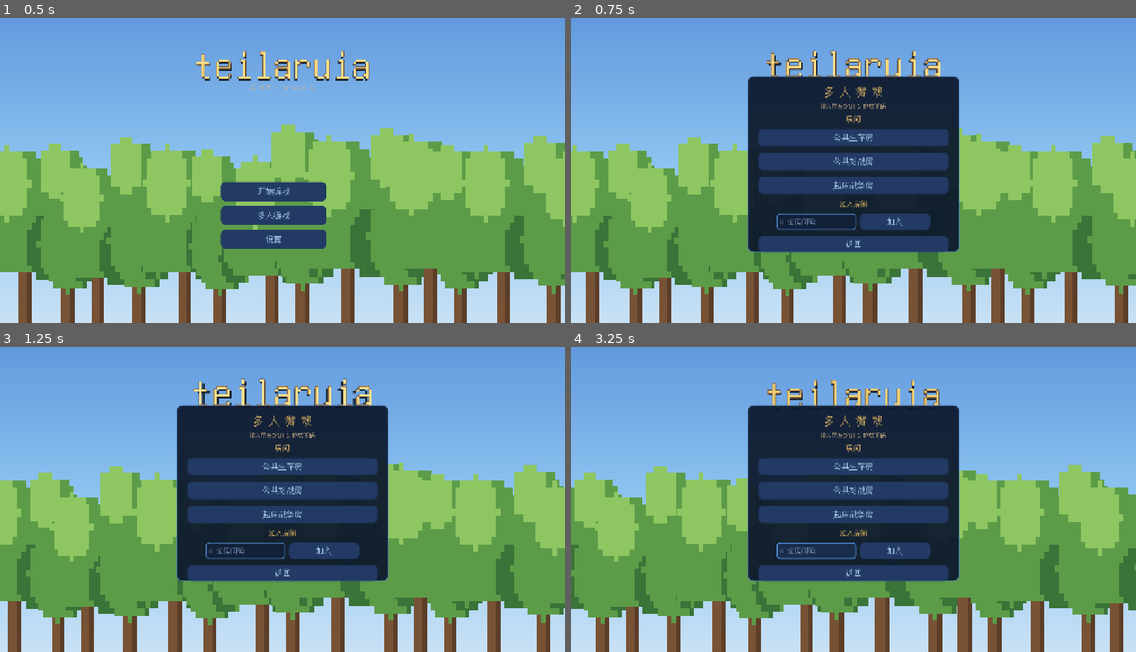
Above: before the commit, frames 1-4 (two rows, left to right).
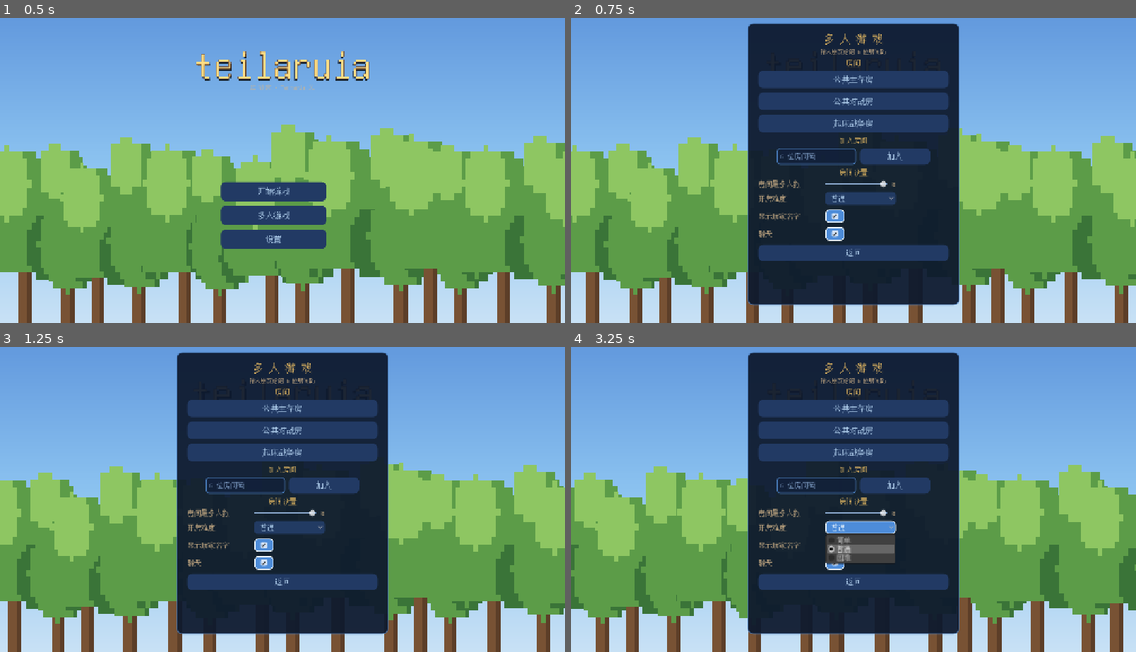
Above: after the commit, the same moments.

Repository: Nornttyy/tielaruia
Game: Godot game, scene res://scenes/main.tscn
The game is run twice, just before and just after one commit, with the same random seed, the same clock (stepped at 60 frames per second) and the same inputs.
Inputs (mouse positions are in pixels of both pictures, inside the frame that each line leads up to):
- Up to frame 1 (0.5 s): no input
- Up to frame 2 (0.75 s): click "多人游戏" at 0.5 s
- Up to frame 3 (1.25 s): no input
- Up to frame 4 (3.25 s): click (859, 526) at 1.25 s, where only the run after the commit has a clickable "普通"; click (836, 545) at 2.02 s; tap Enter at 2.75 s; move the mouse to (977, 478) at 2.77 s; hold D (move_right) from 2.78 s (still down); tap E (interact) at 2.85 s; click (977, 478) at 2.92 s; tap Space (jump) at 3.02 s

Frame 1 is identical in both runs. In frame 2, 26% of the frame differs, in the area x 31-69%, y 1-95%; in frame 3, 25%; in frame 4, 26%.

Commit message:
feat(menu): 多人设置从「设置」搬到「多人游戏」面板
显示玩家名/聊天/房间最多人数/开房难度 4 项 + 区标题从 SettingsPanel 移到
MultiplayerPanel (面板加高到 640 装下). 区标题 settings_mp_section 改 "房间设置"
(4 语言), 不再跟面板标题"多人游戏"重复. main_menu.gd 路径 + test 同步改.

Co-Authored-By: Claude Opus 4.8 (1M context) <noreply@anthropic.com>

Diff:
--- a/scenes/ui/main_menu.tscn
+++ b/scenes/ui/main_menu.tscn
@@ -268,63 +268,6 @@
 [node name="CheckBox" type="CheckBox" parent="SettingsPanel/VBox/ScrollWheelRow"]
 button_pressed = false
 
-[node name="MpSectionLabel" type="Label" parent="SettingsPanel/VBox"]
-text = "多人游戏"
-theme_override_colors/font_color = Color(0.949, 0.761, 0.396, 1)
-
-[node name="MpNamesRow" type="HBoxContainer" parent="SettingsPanel/VBox"]
-theme_override_constants/separation = 12
-
-[node name="Label" type="Label" parent="SettingsPanel/VBox/MpNamesRow"]
-custom_minimum_size = Vector2(140, 0)
-text = "显示玩家名字"
-theme_override_colors/font_color = Color(0.831, 0.71, 0.541, 1)
-
-[node name="CheckBox" type="CheckBox" parent="SettingsPanel/VBox/MpNamesRow"]
-button_pressed = true
-
-[node name="MpChatRow" type="HBoxContainer" parent="SettingsPanel/VBox"]
-theme_override_constants/separation = 12
-
-[node name="Label" type="Label" parent="SettingsPanel/VBox/MpChatRow"]
-custom_minimum_size = Vector2(140, 0)
-text = "聊天"
-theme_override_colors/font_color = Color(0.831, 0.71, 0.541, 1)
-
-[node name="CheckBox" type="CheckBox" parent="SettingsPanel/VBox/MpChatRow"]
-button_pressed = true
-
-[node name="MpMaxRow" type="HBoxContainer" parent="SettingsPanel/VBox"]
-theme_override_constants/separation = 12
-
-[node name="Label" type="Label" parent="SettingsPanel/VBox/MpMaxRow"]
-custom_minimum_size = Vector2(140, 0)
-text = "房间最多人数"
-theme_override_colors/font_color = Color(0.831, 0.71, 0.541, 1)
-
-[node name="Slider" type="HSlider" parent="SettingsPanel/VBox/MpMaxRow"]
-custom_minimum_size = Vector2(140, 0)
-min_value = 2.0
-max_value = 8.0
-step = 1.0
-value = 8.0
-
-[node name="Value" type="Label" parent="SettingsPanel/VBox/MpMaxRow"]
-custom_minimum_size = Vector2(28, 0)
-text = "8"
-theme_override_colors/font_color = Color(0.831, 0.71, 0.541, 1)
-
-[node name="MpDiffRow" type="HBoxContainer" parent="SettingsPanel/VBox"]
-theme_override_constants/separation = 12
-
-[node name="Label" type="Label" parent="SettingsPanel/VBox/MpDiffRow"]
-custom_minimum_size = Vector2(140, 0)
-text = "开房难度"
-theme_override_colors/font_color = Color(0.831, 0.71, 0.541, 1)
-
-[node name="OptionButton" type="OptionButton" parent="SettingsPanel/VBox/MpDiffRow"]
-custom_minimum_size = Vector2(160, 0)
-
 [node name="BackButton" type="Button" parent="SettingsPanel/VBox"]
 custom_minimum_size = Vector2(0, 36)
 text = "返回"
@@ -524,9 +467,9 @@
 anchor_right = 0.5
 anchor_bottom = 0.5
 offset_left = -240.0
-offset_top = -200.0
+offset_top = -320.0
 offset_right = 240.0
-offset_bottom = 200.0
+offset_bottom = 320.0
 visible = false
 
 [node name="VBox" type="VBoxContainer" parent="MultiplayerPanel"]
@@ -537,7 +480,7 @@
 offset_top = 24.0
 offset_right = -24.0
 offset_bottom = -24.0
-theme_override_constants/separation = 14
+theme_override_constants/separation = 10
 
 [node name="TitleLabel" type="Label" parent="MultiplayerPanel/VBox"]
 text = "多人游戏"
@@ -589,6 +532,65 @@
 custom_minimum_size = Vector2(160, 36)
 text = "加入"
 
+[node name="MpSectionLabel" type="Label" parent="MultiplayerPanel/VBox"]
+text = "房间设置"
+horizontal_alignment = 1
+theme_override_font_sizes/font_size = 16
+theme_override_colors/font_color = Color(0.949, 0.761, 0.396, 1)
+
+[node name="MpMaxRow" type="HBoxContainer" parent="MultiplayerPanel/VBox"]
+theme_override_constants/separation = 12
+
+[node name="Label" type="Label" parent="MultiplayerPanel/VBox/MpMaxRow"]
+custom_minimum_size = Vector2(140, 0)
+text = "房间最多人数"
+theme_override_colors/font_color = Color(0.831, 0.71, 0.541, 1)
+
+[node name="Slider" type="HSlider" parent="MultiplayerPanel/VBox/MpMaxRow"]
+custom_minimum_size = Vector2(140, 0)
+min_value = 2.0
+max_value = 8.0
+step = 1.0
+value = 8.0
+
+[node name="Value" type="Label" parent="MultiplayerPanel/VBox/MpMaxRow"]
+custom_minimum_size = Vector2(28, 0)
+text = "8"
+theme_override_colors/font_color = Color(0.831, 0.71, 0.541, 1)
+
+[node name="MpDiffRow" type="HBoxContainer" parent="MultiplayerPanel/VBox"]
+theme_override_constants/separation = 12
+
+[node name="Label" type="Label" parent="MultiplayerPanel/VBox/MpDiffRow"]
+custom_minimum_size = Vector2(140, 0)
+text = "开房难度"
+theme_override_colors/font_color = Color(0.831, 0.71, 0.541, 1)
+
+[node name="OptionButton" type="OptionButton" parent="MultiplayerPanel/VBox/MpDiffRow"]
+custom_minimum_size = Vector2(160, 0)
+
+[node name="MpNamesRow" type="HBoxContainer" parent="MultiplayerPanel/VBox"]
+theme_override_constants/separation = 12
+
+[node name="Label" type="Label" parent="MultiplayerPanel/VBox/MpNamesRow"]
+custom_minimum_size = Vector2(140, 0)
+text = "显示玩家名字"
+theme_override_colors/font_color = Color(0.831, 0.71, 0.541, 1)
+
+[node name="CheckBox" type="CheckBox" parent="MultiplayerPanel/VBox/MpNamesRow"]
+button_pressed = true
+
+[node name="MpChatRow" type="HBoxContainer" parent="MultiplayerPanel/VBox"]
+theme_override_constants/separation = 12
+
+[node name="Label" type="Label" parent="MultiplayerPanel/VBox/MpChatRow"]
+custom_minimum_size = Vector2(140, 0)
+text = "聊天"
+theme_override_colors/font_color = Color(0.831, 0.71, 0.541, 1)
+
+[node name="CheckBox" type="CheckBox" parent="MultiplayerPanel/VBox/MpChatRow"]
+button_pressed = true
+
 [node name="BackButton" type="Button" parent="MultiplayerPanel/VBox"]
 custom_minimum_size = Vector2(0, 36)
 text = "返回"
--- a/scripts/locale/strings_en.gd
+++ b/scripts/locale/strings_en.gd
@@ -14,7 +14,7 @@
 	"settings_master_volume": "Volume",
 	"settings_camera_zoom": "Zoom",
 	"settings_scroll_zoom": "Scroll-wheel zoom",
-	"settings_mp_section": "Multiplayer",
+	"settings_mp_section": "Room Settings",
 	"settings_mp_show_names": "Show player names",
 	"settings_mp_chat": "Chat",
 	"settings_mp_max_players": "Max players / room",
--- a/scripts/locale/strings_ja.gd
+++ b/scripts/locale/strings_ja.gd
@@ -14,7 +14,7 @@
 	"settings_master_volume": "音量",
 	"settings_camera_zoom": "カメラ",
 	"settings_scroll_zoom": "ホイールでズーム",
-	"settings_mp_section": "マルチプレイ",
+	"settings_mp_section": "ルーム設定",
 	"settings_mp_show_names": "プレイヤー名を表示",
 	"settings_mp_chat": "チャット",
 	"settings_mp_max_players": "部屋の最大人数",
--- a/scripts/locale/strings_ko.gd
+++ b/scripts/locale/strings_ko.gd
@@ -14,7 +14,7 @@
 	"settings_master_volume": "마스터 볼륨",
 	"settings_camera_zoom": "카메라",
 	"settings_scroll_zoom": "휠로 줌",
-	"settings_mp_section": "멀티플레이",
+	"settings_mp_section": "방 설정",
 	"settings_mp_show_names": "플레이어 이름 표시",
 	"settings_mp_chat": "채팅",
 	"settings_mp_max_players": "방 최대 인원",
--- a/scripts/locale/strings_zh.gd
+++ b/scripts/locale/strings_zh.gd
@@ -18,7 +18,7 @@
 	"settings_master_volume": "主音量",
 	"settings_camera_zoom": "镜头",
 	"settings_scroll_zoom": "滚轮缩放镜头",
-	"settings_mp_section": "多人游戏",
+	"settings_mp_section": "房间设置",
 	"settings_mp_show_names": "显示玩家名字",
 	"settings_mp_chat": "聊天",
 	"settings_mp_max_players": "房间最多人数",
--- a/scripts/ui/main_menu.gd
+++ b/scripts/ui/main_menu.gd
@@ -117,11 +117,11 @@
 	$SettingsPanel/VBox/EnemyHpBarRow/Label.text = Locale.t("settings_enemy_hp_bar")
 	$SettingsPanel/VBox/EnemyHpNumberRow/Label.text = Locale.t("settings_enemy_hp_number")
 	$SettingsPanel/VBox/ScrollWheelRow/Label.text = Locale.t("settings_scroll_zoom")
-	$SettingsPanel/VBox/MpSectionLabel.text = Locale.t("settings_mp_section")
-	$SettingsPanel/VBox/MpNamesRow/Label.text = Locale.t("settings_mp_show_names")
-	$SettingsPanel/VBox/MpChatRow/Label.text = Locale.t("settings_mp_chat")
-	$SettingsPanel/VBox/MpMaxRow/Label.text = Locale.t("settings_mp_max_players")
-	$SettingsPanel/VBox/MpDiffRow/Label.text = Locale.t("settings_mp_difficulty")
+	$MultiplayerPanel/VBox/MpSectionLabel.text = Locale.t("settings_mp_section")
+	$MultiplayerPanel/VBox/MpNamesRow/Label.text = Locale.t("settings_mp_show_names")
+	$MultiplayerPanel/VBox/MpChatRow/Label.text = Locale.t("settings_mp_chat")
+	$MultiplayerPanel/VBox/MpMaxRow/Label.text = Locale.t("settings_mp_max_players")
+	$MultiplayerPanel/VBox/MpDiffRow/Label.text = Locale.t("settings_mp_difficulty")
 	$SettingsPanel/VBox/BackButton.text = Locale.t("settings_back")
 
 	# 世界选择面板
@@ -1129,21 +1129,21 @@
 	scroll_cb.button_pressed = GameSettings.scroll_wheel_zoom
 	scroll_cb.toggled.connect(func(p: bool): GameSettings.scroll_wheel_zoom = p)
 	# 多人游戏: 显示名字 / 聊天 开关 + 房间人数滑条
-	var names_cb: CheckBox = $SettingsPanel/VBox/MpNamesRow/CheckBox
+	var names_cb: CheckBox = $MultiplayerPanel/VBox/MpNamesRow/CheckBox
 	names_cb.button_pressed = GameSettings.mp_show_names
 	names_cb.toggled.connect(func(p: bool): GameSettings.mp_show_names = p)
-	var chat_cb: CheckBox = $SettingsPanel/VBox/MpChatRow/CheckBox
+	var chat_cb: CheckBox = $MultiplayerPanel/VBox/MpChatRow/CheckBox
 	chat_cb.button_pressed = GameSettings.mp_chat_enabled
 	chat_cb.toggled.connect(func(p: bool): GameSettings.mp_chat_enabled = p)
-	var max_slider: HSlider = $SettingsPanel/VBox/MpMaxRow/Slider
-	var max_value_label: Label = $SettingsPanel/VBox/MpMaxRow/Value
+	var max_slider: HSlider = $MultiplayerPanel/VBox/MpMaxRow/Slider
+	var max_value_label: Label = $MultiplayerPanel/VBox/MpMaxRow/Value
 	max_slider.value = GameSettings.mp_max_players
 	max_value_label.text = str(GameSettings.mp_max_players)
 	max_slider.value_changed.connect(func(v: float):
 		GameSettings.mp_max_players = int(v)
 		max_value_label.text = str(int(v)))
 	# 开房难度下拉 (简单/普通/困难). 我当 host 时这个难度同步给所有人。
-	var diff_opt: OptionButton = $SettingsPanel/VBox/MpDiffRow/OptionButton
+	var diff_opt: OptionButton = $MultiplayerPanel/VBox/MpDiffRow/OptionButton
 	diff_opt.clear()
 	diff_opt.add_item(Locale.t("newgame_difficulty_easy"))
 	diff_opt.add_item(Locale.t("newgame_difficulty_normal"))
--- a/tests/unit/test_main_menu.gd
+++ b/tests/unit/test_main_menu.gd
@@ -175,17 +175,17 @@
 func test_mp_settings_rows_exist_and_wire():
 	var mm = _make()
 	# 三个多人设置行都在
-	assert_not_null(mm.get_node_or_null("SettingsPanel/VBox/MpNamesRow/CheckBox"), "显示名字开关在")
-	assert_not_null(mm.get_node_or_null("SettingsPanel/VBox/MpChatRow/CheckBox"), "聊天开关在")
-	assert_not_null(mm.get_node_or_null("SettingsPanel/VBox/MpMaxRow/Slider"), "房间人数滑条在")
+	assert_not_null(mm.get_node_or_null("MultiplayerPanel/VBox/MpNamesRow/CheckBox"), "显示名字开关在")
+	assert_not_null(mm.get_node_or_null("MultiplayerPanel/VBox/MpChatRow/CheckBox"), "聊天开关在")
+	assert_not_null(mm.get_node_or_null("MultiplayerPanel/VBox/MpMaxRow/Slider"), "房间人数滑条在")
 	# 切名字开关 → 改 GameSettings
-	var names_cb: CheckBox = mm.get_node("SettingsPanel/VBox/MpNamesRow/CheckBox")
+	var names_cb: CheckBox = mm.get_node("MultiplayerPanel/VBox/MpNamesRow/CheckBox")
 	names_cb.button_pressed = false
 	names_cb.toggled.emit(false)
 	assert_false(GameSettings.mp_show_names, "关名字开关 → mp_show_names=false")
 	GameSettings.mp_show_names = true   # 恢复
 	# 房间人数滑条 → 改 mp_max_players
-	var sl: HSlider = mm.get_node("SettingsPanel/VBox/MpMaxRow/Slider")
+	var sl: HSlider = mm.get_node("MultiplayerPanel/VBox/MpMaxRow/Slider")
 	sl.value = 4.0
 	sl.value_changed.emit(4.0)
 	assert_eq(GameSettings.mp_max_players, 4, "滑条改房间人数")
